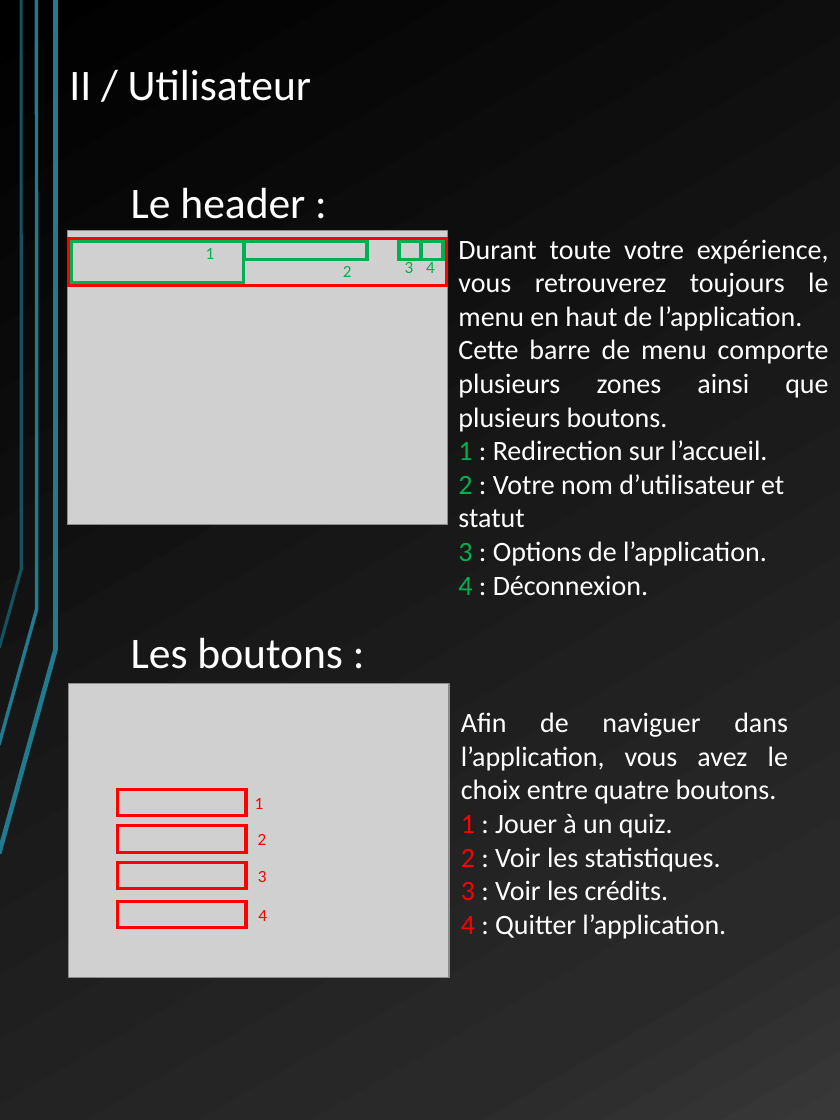
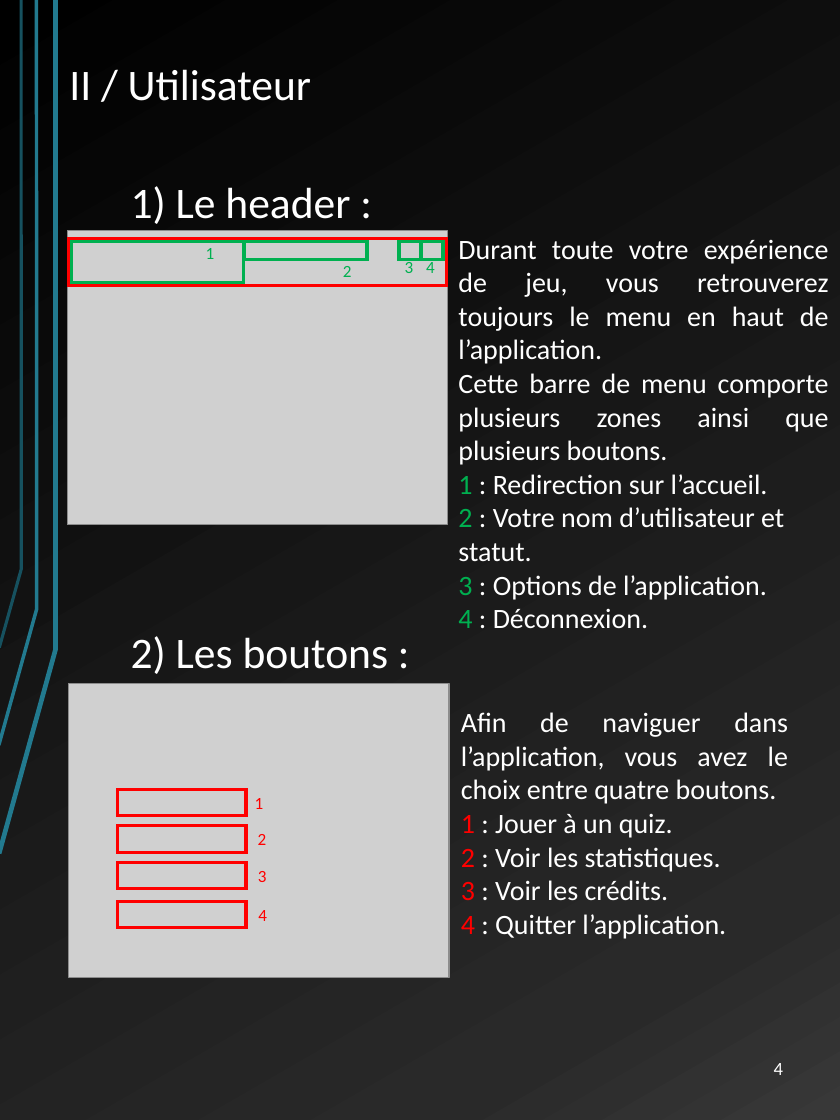
Before and after one commit to LordAlbas/warquiz, a slide deck: slide 4 of Docs/manuel utilisateur WQ.pptx (slide 3 before the commit). Drawn at 840x1120 pixels with LibreOffice and Linux fonts; fonts in the diff are those of the drawing; grey boxes stand for pictures. Boxes give left, top, right and bottom in pixels: in the first picture for what was removed or moved away, otherwise in the second. Text is boxed around its words. In the diff, an @@ line names an element or a change of style, - is before the commit and + after.

```diff
--- a/Docs/manuel utilisateur WQ.pptx
+++ b/Docs/manuel utilisateur WQ.pptx
@@ text at [131, 186, 350, 224]: text changed @@
-Le header :
+1) Le header :
@@ text at [458, 240, 829, 364]: text changed @@
-Durant toute votre expérience, vous retrouverez toujours le menu en haut de l’application.
+Durant toute votre expérience de jeu, vous retrouverez toujours le menu en haut de l’application.
@@ text at [458, 507, 784, 561]: text changed @@
-2 : Votre nom d’utilisateur et statut
+2 : Votre nom d’utilisateur et statut.
@@ text at [131, 636, 389, 674]: text changed @@
-Les boutons :
+2) Les boutons :
@@ page number added at [774, 1063, 783, 1075], 12 pt, text #FFFFFF @@
+4
```
Also in this commit, not shown: 11 other slides changed, 1 slide added.
